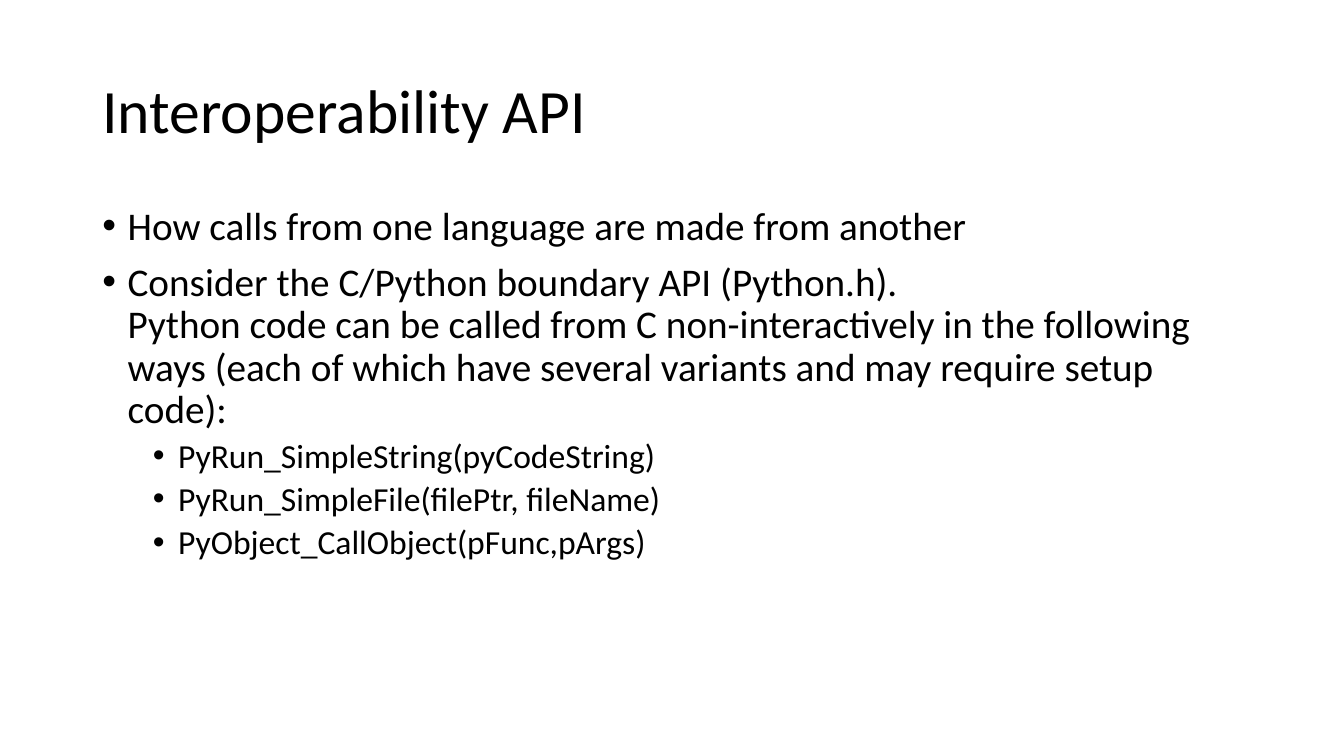
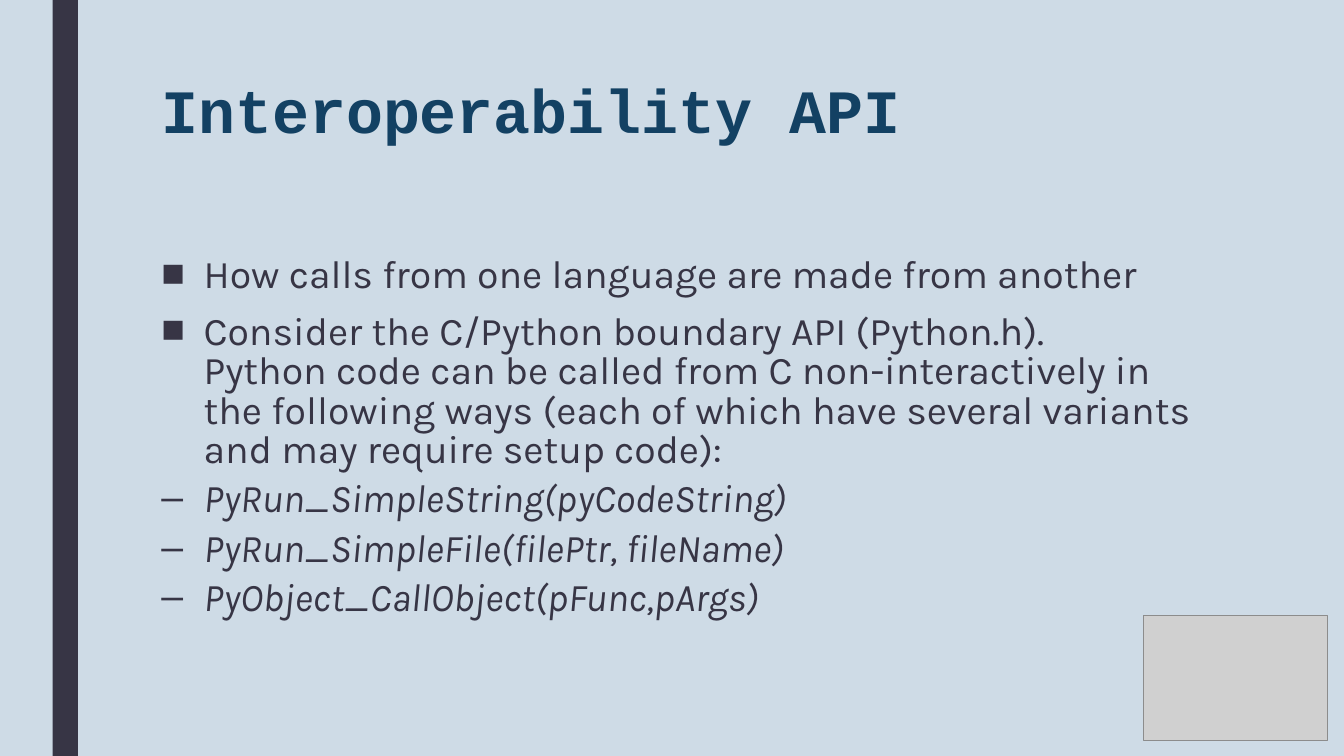
Before and after one commit to MultilingualStaticAnalysis/MLSA, a slide deck: slide 9 of Doc/LBB ICSoft2017 Slides v0.pptx. Drawn at 1344x756 pixels with LibreOffice and Linux fonts; fonts in the diff are those of the drawing; grey boxes stand for pictures. Boxes give left, top, right and bottom in pixels: in the first picture for what was removed or moved away, otherwise in the second. Text is boxed around its words. In the diff, an @@ line names an element or a change of style, - is before the commit and + after.

```diff
--- a/Doc/LBB ICSoft2017 Slides v0.pptx
+++ b/Doc/LBB ICSoft2017 Slides v0.pptx
@@ background #FFFFFF to #CEDBE6 @@
@@ rectangle added at [52, 0, 78, 756], fill #373545 @@
@@ title "Interoperability API": place and size @@
-title "Interoperability API" at [102, 90, 586, 143]
+title "Interoperability API" at [161, 89, 901, 146]
@@ title "Interoperability API" at [161, 89, 901, 146]: font Calibri to Courier New, text colour #000000 to #134163, bold on; line spacing 0.9 to 0.89; vertical alignment middle to top @@
@@ text "How calls from one language ...": place and size @@
-text "How calls from one language ..." at [128, 212, 1190, 560]
+text "How calls from one language ..." at [204, 261, 1191, 621]
@@ text "How calls from one language ..." at [204, 261, 1191, 621]: font Calibri to Karla, text colour #000000 to #373545; size 24 to 28 pt, italic on in "PyRun_SimpleString(pyCodeString)", "PyRun_SimpleFile(filePtr, fileName)", "PyObject_CallObject(pFunc,pArgs)"; bullet • to ■; line spacing 0.9 to 0.84; more space between paragraphs; bullet • to – @@
@@ picture added at [1144, 616, 1328, 741] @@
```
Also in this commit, not shown: 15 other slides changed, 6 other files.
